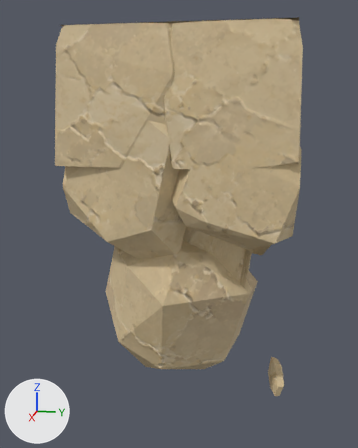
What one commit did to the glTF model assets/custom/models/ground_modules/ground_bottom_square_island_07.glb.
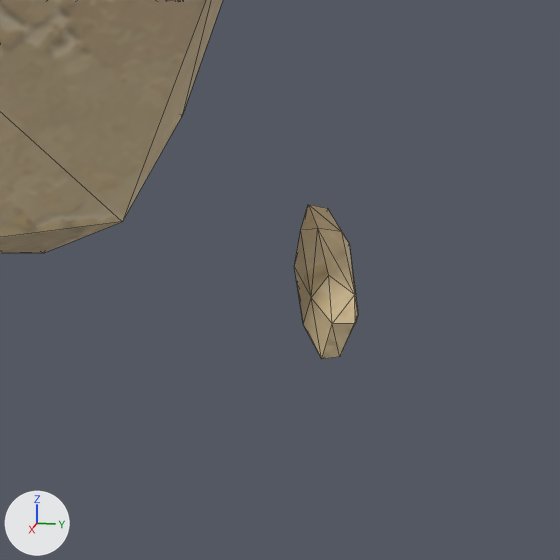
Each version appears first whole from a camera (50 mm lens) standing at (3.126, 0.948, 0.679) and looking at (0.514, 0.425, 0.027), and next in a close-up on the part from 54% to 94% of the width and 68% to 100% of the height. Every picture has the same lights, and +X, +Y and +Z are marked at lower left. The older version's two pictures come first. The close-ups show mesh edges as thin lines. Vertices at exactly the same position are counted once.

Objects in the first close-up: 'GroundBottomSquareIsland07_Body'.
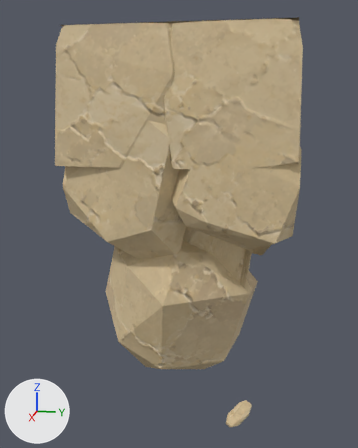
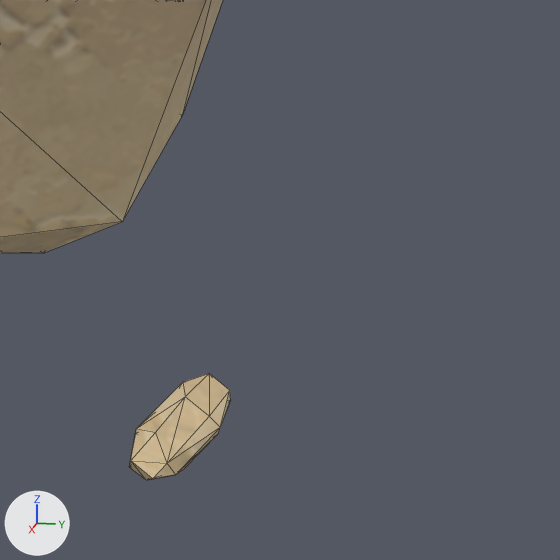
Location of each change, (x1, y1, x2, y2) in pixels of the close-ups (560 x 560 px; the box of a moved part takes in the faces that stretch with it):
'GroundBottomSquareIsland07_Body', reshaped: before (0, 0, 358, 359); after (0, 0, 231, 480)
part 1 of me_groundbottomsquareisland07_bodyshouldermesh, moved or reshaped: before (294, 204, 358, 359); after (129, 373, 231, 480)

Edits to the bpy script that builds the scene:
```text
Change me_groundbottomsquareisland07_bodyshouldermesh:
    remove me_groundbottomsquareisland07_bodyshouldermesh.from_pydata(...)  # 1539 vertices, 2753 faces; spans x -0.04..1.04, y -0.04..1.04, z -0.95..1.0
    add me_groundbottomsquareisland07_bodyshouldermesh.from_pydata(...)  # 1539 vertices, 2753 faces; spans x -0.04..1.04, y -0.04..1.04, z -0.92..1.0
    me_groundbottomsquareisland07_bodyshouldermesh part 1
    me_groundbottomsquareisland07_bodyshouldermesh.vertices[1392].co: (0.5, 0.97, -0.94) -> (0.85, 0.77, -0.91)  # pixel (308, 333) -> not seen
    me_groundbottomsquareisland07_bodyshouldermesh.vertices[1393].co: (0.43, 0.95, -0.9) -> (0.79, 0.8, -0.89)  # pixel (296, 283) -> not seen
    me_groundbottomsquareisland07_bodyshouldermesh.vertices[1394].co: (0.52, 1.01, -0.95) -> (0.89, 0.79, -0.92)
    me_groundbottomsquareisland07_bodyshouldermesh.vertices[1395].co: (0.42, 0.99, -0.91) -> (0.81, 0.85, -0.9)
    me_groundbottomsquareisland07_bodyshouldermesh.vertices[1396].co: (0.43, 1.01, -0.89) -> (0.84, 0.86, -0.89)  # not seen -> pixel (218, 433)
    me_groundbottomsquareisland07_bodyshouldermesh.vertices[1397].co: (0.51, 1.03, -0.92) -> (0.9, 0.82, -0.91)  # not seen -> pixel (183, 469)
    me_groundbottomsquareisland07_bodyshouldermesh.vertices[1398].co: (0.56, 1.02, -0.94) -> (0.93, 0.77, -0.91)  # pixel (339, 356) -> pixel (146, 480)
    me_groundbottomsquareisland07_bodyshouldermesh.vertices[1399].co: (0.56, 0.99, -0.94) -> (0.91, 0.75, -0.91)  # pixel (321, 359) -> pixel (129, 467)
    me_groundbottomsquareisland07_bodyshouldermesh.vertices[1400].co: (0.53, 0.96, -0.91) -> (0.87, 0.75, -0.89)  # pixel (303, 324) -> pixel (135, 434)
    me_groundbottomsquareisland07_bodyshouldermesh.vertices[1401].co: (0.44, 0.94, -0.87) -> (0.8, 0.8, -0.87)  # pixel (294, 266) -> not seen
    me_groundbottomsquareisland07_bodyshouldermesh.vertices[1402].co: (0.39, 0.95, -0.85) -> (0.77, 0.84, -0.86)
    me_groundbottomsquareisland07_bodyshouldermesh.vertices[1403].co: (0.38, 0.98, -0.86) -> (0.78, 0.87, -0.88)  # not seen -> pixel (230, 399)
    me_groundbottomsquareisland07_bodyshouldermesh.vertices[1404].co: (0.45, 1.02, -0.82) -> (0.86, 0.86, -0.87)  # pixel (349, 243) -> pixel (220, 427)
    me_groundbottomsquareisland07_bodyshouldermesh.vertices[1405].co: (0.54, 1.04, -0.88) -> (0.93, 0.81, -0.89)  # pixel (358, 314) -> pixel (175, 474)
    me_groundbottomsquareisland07_bodyshouldermesh.vertices[1406].co: (0.57, 1.03, -0.87) -> (0.95, 0.78, -0.89)  # pixel (355, 323) -> pixel (152, 478)
    me_groundbottomsquareisland07_bodyshouldermesh.vertices[1407].co: (0.58, 1.0, -0.87) -> (0.93, 0.75, -0.88)  # pixel (332, 323) -> pixel (130, 460)
    me_groundbottomsquareisland07_bodyshouldermesh.vertices[1408].co: (0.54, 0.97, -0.86) -> (0.88, 0.75, -0.87)  # pixel (311, 297) -> pixel (136, 428)
    me_groundbottomsquareisland07_bodyshouldermesh.vertices[1409].co: (0.44, 0.95, -0.8) -> (0.81, 0.81, -0.85)  # pixel (300, 229) -> pixel (182, 382)
    me_groundbottomsquareisland07_bodyshouldermesh.vertices[1410].co: (0.41, 0.96, -0.78) -> (0.79, 0.84, -0.84)  # pixel (308, 204) -> pixel (209, 373)
    me_groundbottomsquareisland07_bodyshouldermesh.vertices[1411].co: (0.4, 0.99, -0.79) -> (0.81, 0.87, -0.85)  # pixel (327, 208) -> pixel (229, 390)
    me_groundbottomsquareisland07_bodyshouldermesh.vertices[1412].co: (0.46, 1.01, -0.79) -> (0.86, 0.85, -0.85)  # pixel (341, 231) -> pixel (209, 416)
    me_groundbottomsquareisland07_bodyshouldermesh.vertices[1413].co: (0.55, 1.03, -0.84) -> (0.94, 0.8, -0.88)  # pixel (354, 294) -> pixel (167, 463)
    me_groundbottomsquareisland07_bodyshouldermesh.vertices[1414].co: (0.53, 0.99, -0.82) -> (0.9, 0.78, -0.86)  # pixel (328, 275) -> pixel (155, 432)
    me_groundbottomsquareisland07_bodyshouldermesh.vertices[1415].co: (0.47, 0.98, -0.79) -> (0.84, 0.81, -0.84)  # pixel (317, 228) -> pixel (185, 396)
```
